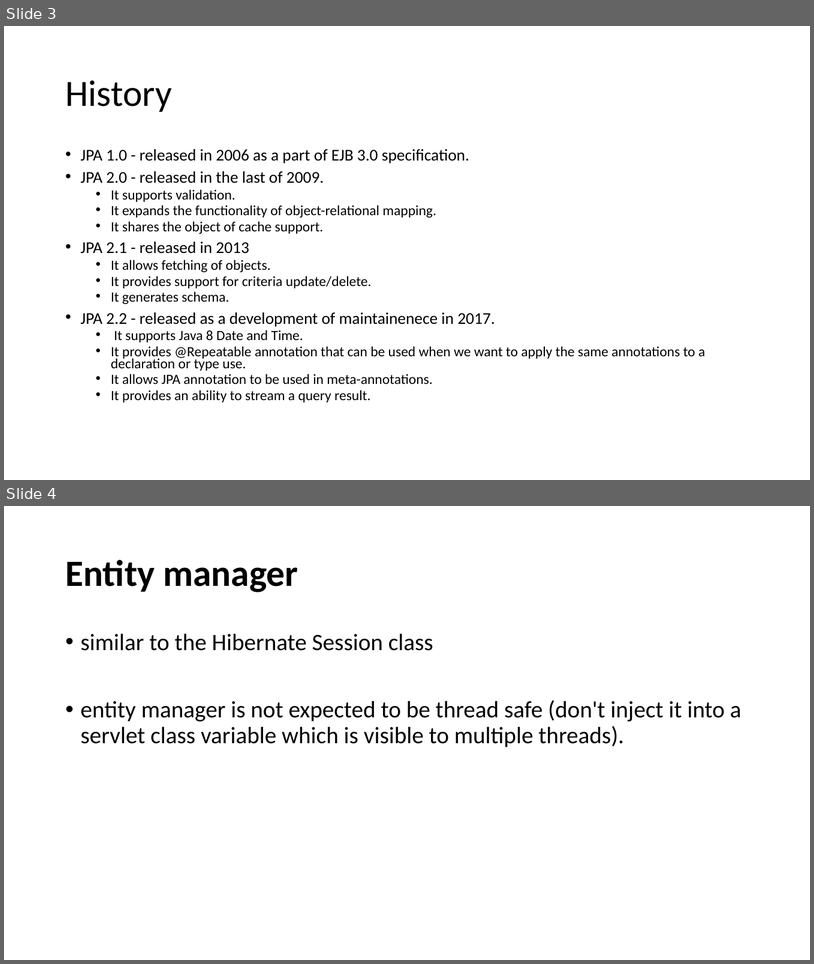
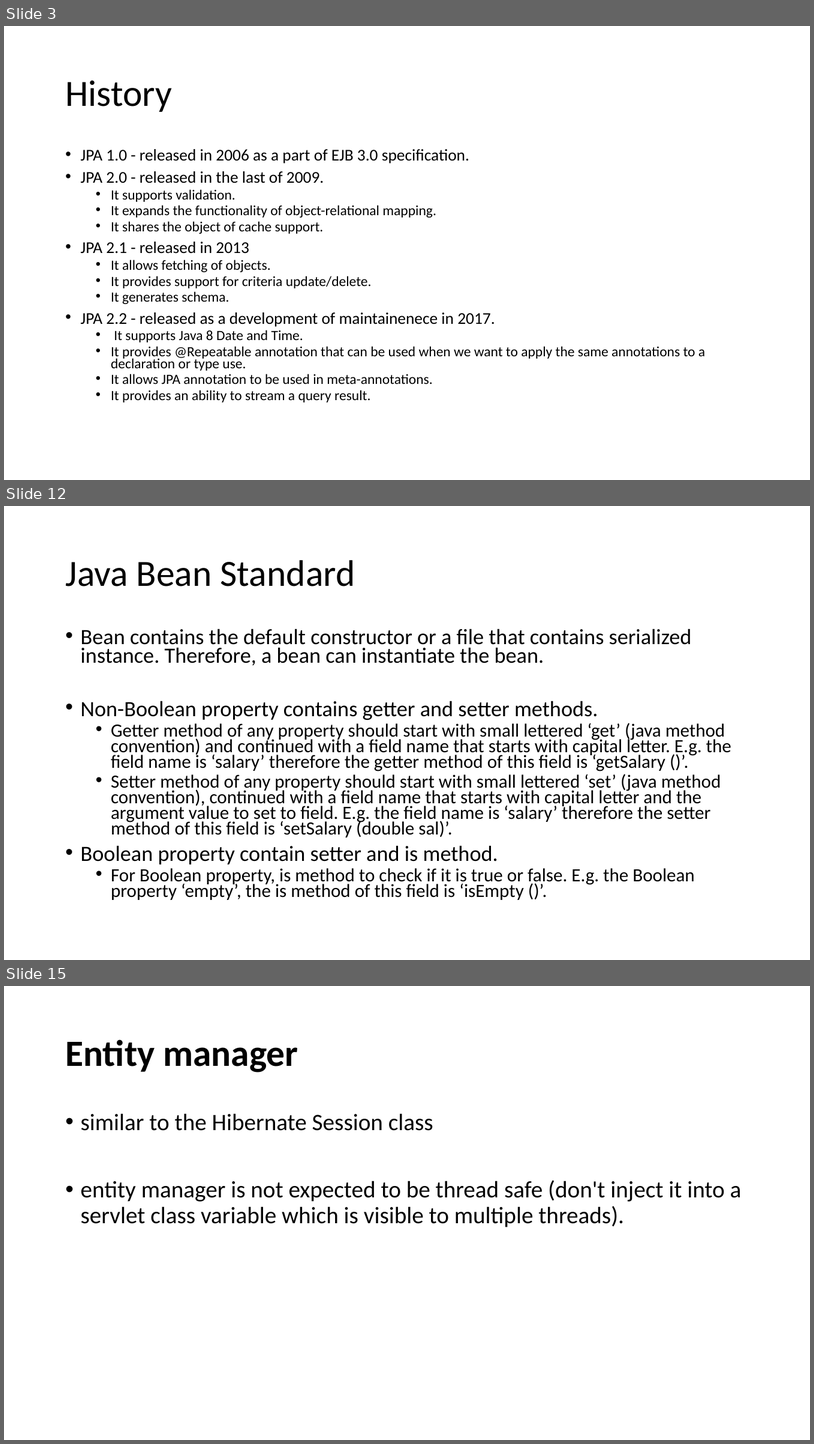
Before and after one commit to lawren43/mytest-repo, a slide deck: test-springmvc/doc/20181018-Spring JPA.pptx. Shown one above the other, each under a label of ours: slides 3 and 4 before the commit, slides 3, 12 and 15 after it; the slides between them are not shown. The pictures are 814x964 and 814x1444 pixels, drawn with LibreOffice and Linux fonts; fonts in the diff are those of the drawing. Boxes give left, top, right and bottom in pixels: in the first picture for what was removed or moved away, otherwise in the second. Text is boxed around its words. In the diff, an @@ line names an element or a change of style, - is before the commit and + after.

```diff
--- a/test-springmvc/doc/20181018-Spring JPA.pptx
+++ b/test-springmvc/doc/20181018-Spring JPA.pptx
@@ slide 12 added at bbox=[4, 506, 810, 960], background #FFFFFF @@
@@ title added at bbox=[65, 560, 356, 586], 44 pt, text #000000 @@
+Java Bean Standard
@@ text added at bbox=[81, 628, 732, 900], 22.2 pt, text #000000 @@
+• Bean contains the default constructor or a file that contains serialized instance. Therefore, a bean can instantiate the bean.
+• Non-Boolean property contains getter and setter methods.
+  • Getter method of any property should start with small lettered ‘get’ (java method convention) and continued with a field name that starts with capital letter. E.g. the field name is ‘salary’ therefore the getter method of this field is ‘getSalary ()’.
+  • Setter method of any property should start with small lettered ‘set’ (java method convention), continued with a field name that starts with capital letter and the argument value to set to field. E.g. the field name is ‘salary’ therefore the setter method of this field is ‘setSalary (double sal)’.
+• Boolean property contain setter and is method.
+  • For Boolean property, is method to check if it is true or false. E.g. the Boolean property ‘empty’, the is method of this field is ‘isEmpty ()’.
@@ what was slide 4 is now slide 15 @@
```
Also in this commit, not shown: 1 slide changed, 16 other slides added, 3 other files.
